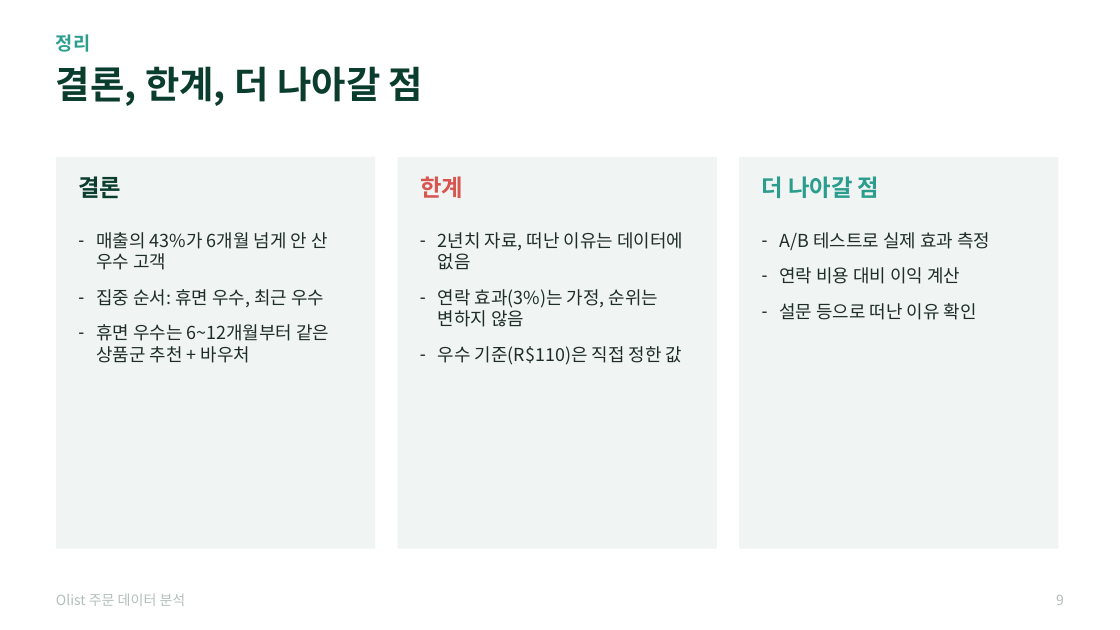
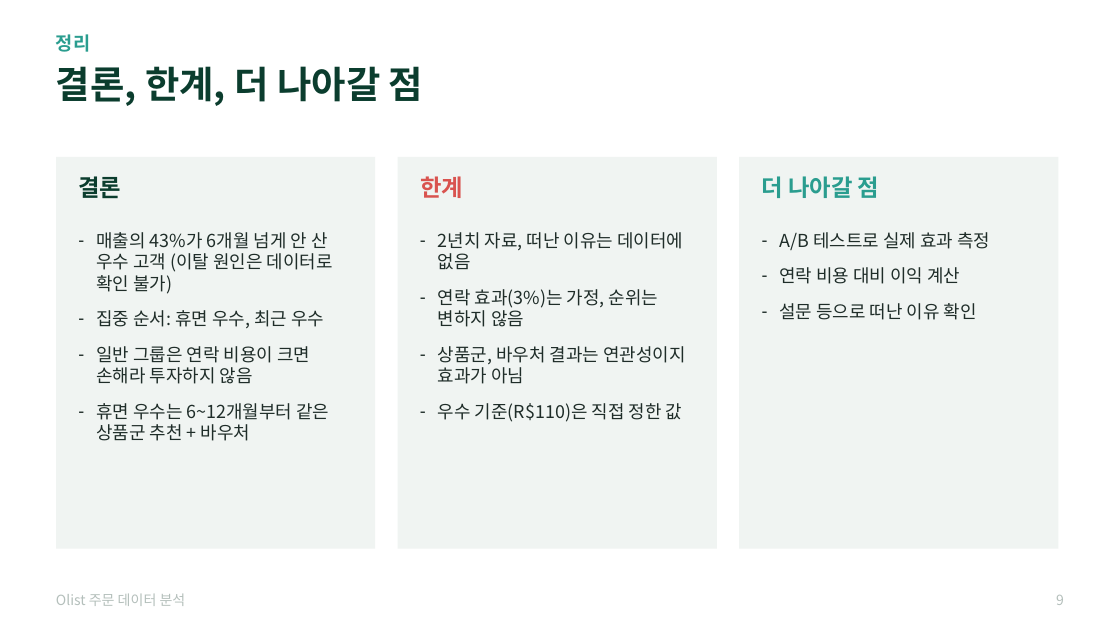
Before and after one commit to taejungjang/olist-customer-analysis, a slide deck: slide 9 of olist_분석_포트폴리오.pptx. Drawn at 1120x630 pixels with LibreOffice and Linux fonts; fonts in the diff are those of the drawing. Boxes give left, top, right and bottom in pixels: in the first picture for what was removed or moved away, otherwise in the second. Text is boxed around its words. In the diff, an @@ line names an element or a change of style, - is before the commit and + after.

```diff
--- a/olist_분석_포트폴리오.pptx
+++ b/olist_분석_포트폴리오.pptx
@@ text at (x1=96, y1=232, x2=333, y2=294): text changed @@
-– 매출의 43%가 6개월 넘게 안 산 우수 고객
+– 매출의 43%가 6개월 넘게 안 산 우수 고객 (이탈 원인은 데이터로 확인 불가)
@@ text at (x1=96, y1=346, x2=310, y2=384): paragraph added @@
+– 일반 그룹은 연락 비용이 크면 손해라 투자하지 않음
@@ text at (x1=438, y1=346, x2=685, y2=384): paragraph added @@
+– 상품군, 바우처 결과는 연관성이지 효과가 아님
```
Also in this commit, not shown: 5 other slides changed, 13 other files.
